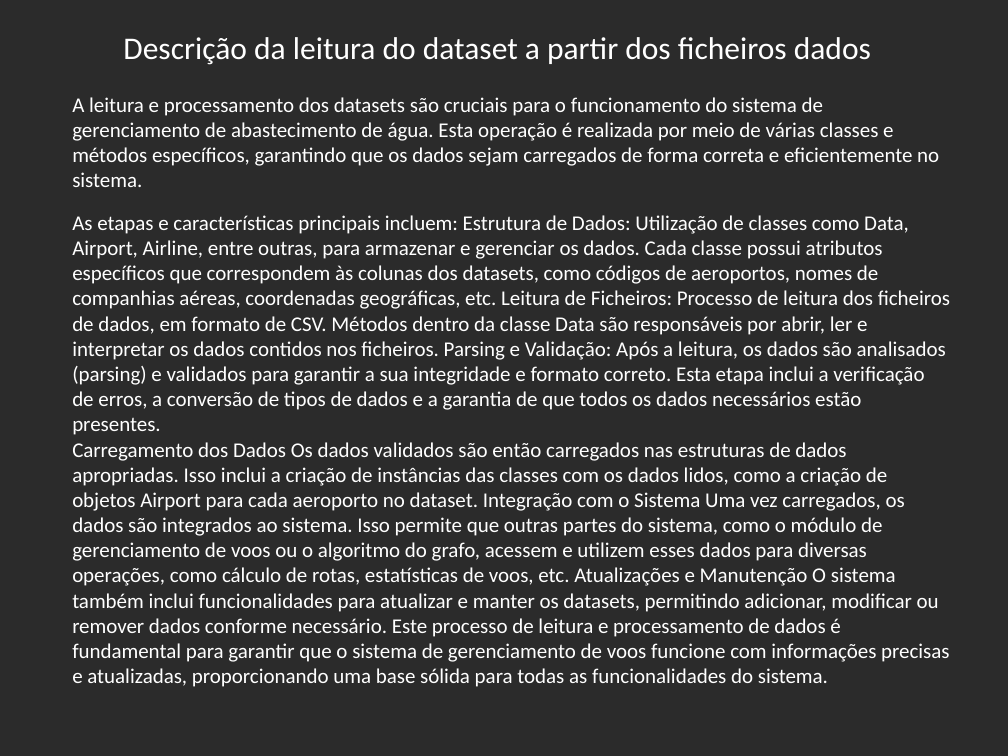
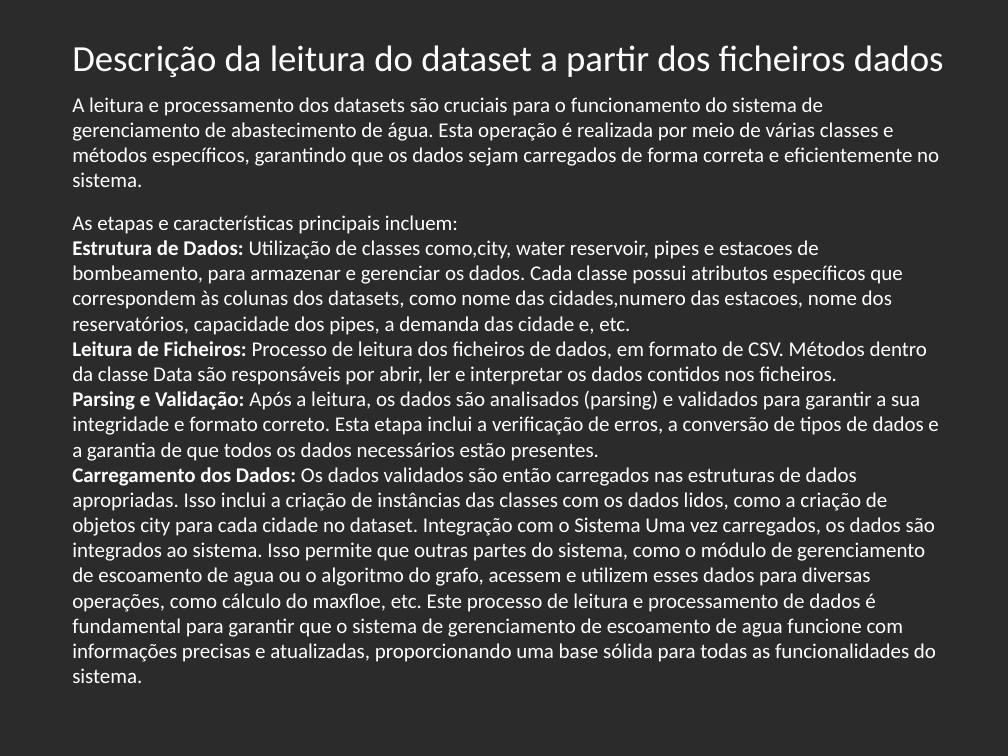
Before and after one commit to AngeloOliveira2004/DA_1st_Project, a slide deck: slide 5 of Neat Water Supply Presentation.pptx. Drawn at 1008x756 pixels with LibreOffice and Linux fonts; fonts in the diff are those of the drawing; background and template pictures are left out; a plain dark background stands for a picture behind light text. Boxes give left, top, right and bottom in pixels: in the first picture for what was removed or moved away, otherwise in the second. Text is boxed around its words. In the diff, an @@ line names an element or a change of style, - is before the commit and + after.

```diff
--- a/Neat Water Supply Presentation.pptx
+++ b/Neat Water Supply Presentation.pptx
@@ text "Descrição da leitura do dataset ...": place and size @@
-text "Descrição da leitura do dataset ..." at bbox=[123, 37, 871, 65]
+text "Descrição da leitura do dataset ..." at bbox=[72, 45, 944, 77]
@@ text "Descrição da leitura do dataset ..." at bbox=[72, 45, 944, 77]: size 24 to 28 pt; alignment left to centre @@
@@ text at bbox=[72, 215, 938, 683]: text changed @@
-As etapas e características principais incluem: Estrutura de Dados: Utilização de classes como Data, Airport, Airline, entre outras, para armazenar e gerenciar os dados. Cada classe possui atributos específicos que correspondem às colunas dos datasets, como códigos de aeroportos, nomes de companhias aéreas, coordenadas geográficas, etc. Leitura de Ficheiros: Processo de leitura dos ficheiros de dados, em formato de CSV. Métodos dentro da classe Data são responsáveis por abrir, ler e interpretar os dados contidos nos ficheiros. Parsing e Validação: Após a leitura, os dados são analisados (parsing) e validados para garantir a sua integridade e formato correto. Esta etapa inclui a verificação de erros, a conversão de tipos de dados e a garantia de que todos os dados necessários estão presentes.
-Carregamento dos Dados Os dados validados são então carregados nas estruturas de dados apropriadas. Isso inclui a criação de instâncias das classes com os dados lidos, como a criação de objetos Airport para cada aeroporto no dataset. Integração com o Sistema Uma vez carregados, os dados são integrados ao sistema. Isso permite que outras partes do sistema, como o módulo de gerenciamento de voos ou o algoritmo do grafo, acessem e utilizem esses dados para diversas operações, como cálculo de rotas, estatísticas de voos, etc. Atualizações e Manutenção O sistema também inclui funcionalidades para atualizar e manter os datasets, permitindo adicionar, modificar ou remover dados conforme necessário. Este processo de leitura e processamento de dados é fundamental para garantir que o sistema de gerenciamento de voos funcione com informações precisas e atualizadas, proporcionando uma base sólida para todas as funcionalidades do sistema.
+As etapas e características principais incluem:
+Estrutura de Dados: Utilização de classes como,city, water reservoir, pipes e estacoes de bombeamento, para armazenar e gerenciar os dados. Cada classe possui atributos específicos que correspondem às colunas dos datasets, como nome das cidades,numero das estacoes, nome dos reservatórios, capacidade dos pipes, a demanda das cidade e, etc.
+Leitura de Ficheiros: Processo de leitura dos ficheiros de dados, em formato de CSV. Métodos dentro da classe Data são responsáveis por abrir, ler e interpretar os dados contidos nos ficheiros.
+Parsing e Validação: Após a leitura, os dados são analisados (parsing) e validados para garantir a sua integridade e formato correto. Esta etapa inclui a verificação de erros, a conversão de tipos de dados e a garantia de que todos os dados necessários estão presentes.
+Carregamento dos Dados: Os dados validados são então carregados nas estruturas de dados apropriadas. Isso inclui a criação de instâncias das classes com os dados lidos, como a criação de objetos city para cada cidade no dataset. Integração com o Sistema Uma vez carregados, os dados são integrados ao sistema. Isso permite que outras partes do sistema, como o módulo de gerenciamento de escoamento de agua ou o algoritmo do grafo, acessem e utilizem esses dados para diversas operações, como cálculo do maxfloe, etc. Este processo de leitura e processamento de dados é fundamental para garantir que o sistema de gerenciamento de escoamento de agua funcione com informações precisas e atualizadas, proporcionando uma base sólida para todas as funcionalidades do sistema.
```
Also in this commit, not shown: 5 other slides changed, 12 slides added, 12 slides removed.
